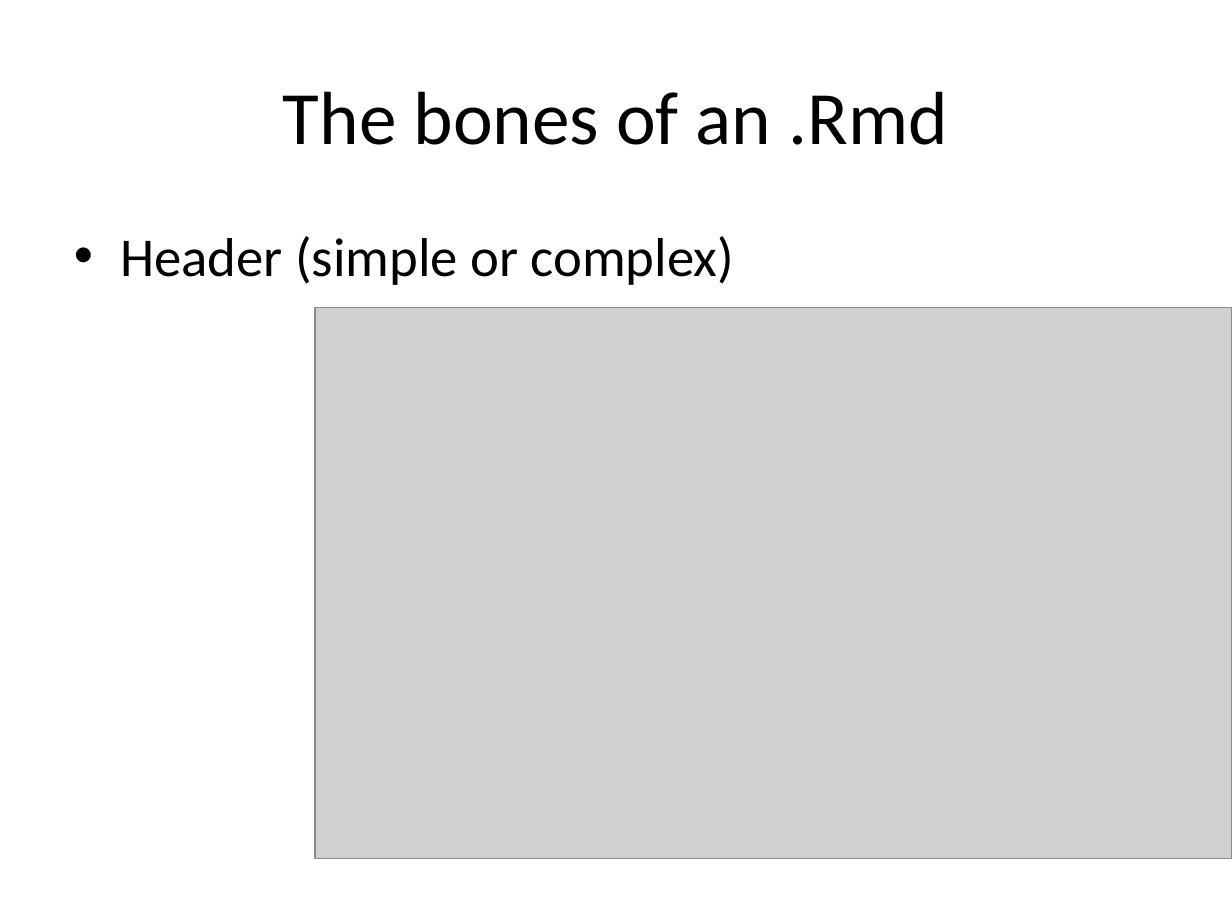
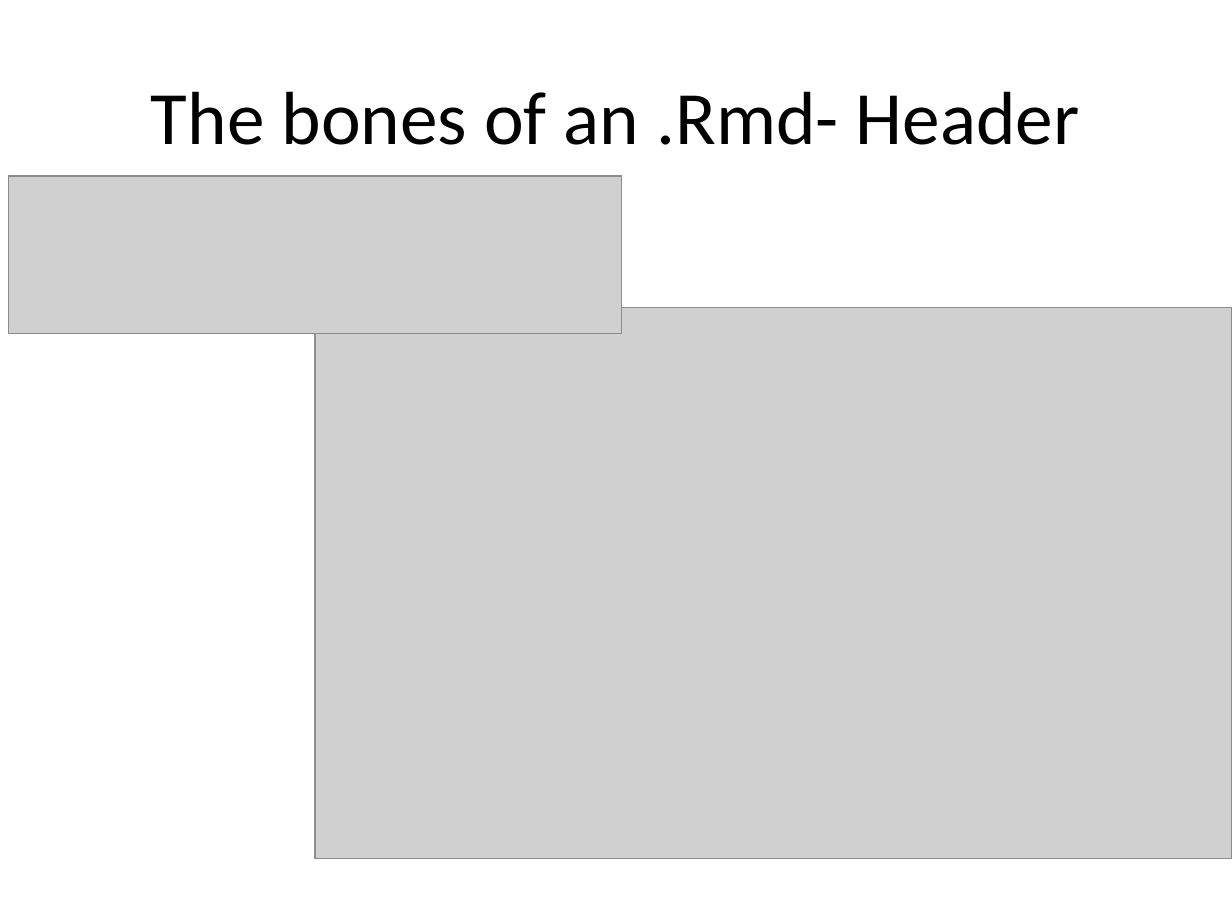
Before and after one commit to kjflynn/rmd_labmeeting, a slide deck: slide 6 of 1_24_18_slides.pptx. Drawn at 1232x924 pixels with LibreOffice and Linux fonts; fonts in the diff are those of the drawing; grey boxes stand for pictures. Boxes give left, top, right and bottom in pixels: in the first picture for what was removed or moved away, otherwise in the second. Text is boxed around its words. In the diff, an @@ line names an element or a change of style, - is before the commit and + after.

```diff
--- a/1_24_18_slides.pptx
+++ b/1_24_18_slides.pptx
@@ title at bbox=[151, 91, 1080, 145]: text changed @@
-The bones of an .Rmd
+The bones of an .Rmd- Header
@@ picture added at bbox=[9, 176, 621, 334] @@
@@ text removed at bbox=[120, 236, 734, 285] @@
-• Header (simple or complex)
```
Also in this commit, not shown: 3 other slides changed, 1 slide added, 1 other file.
